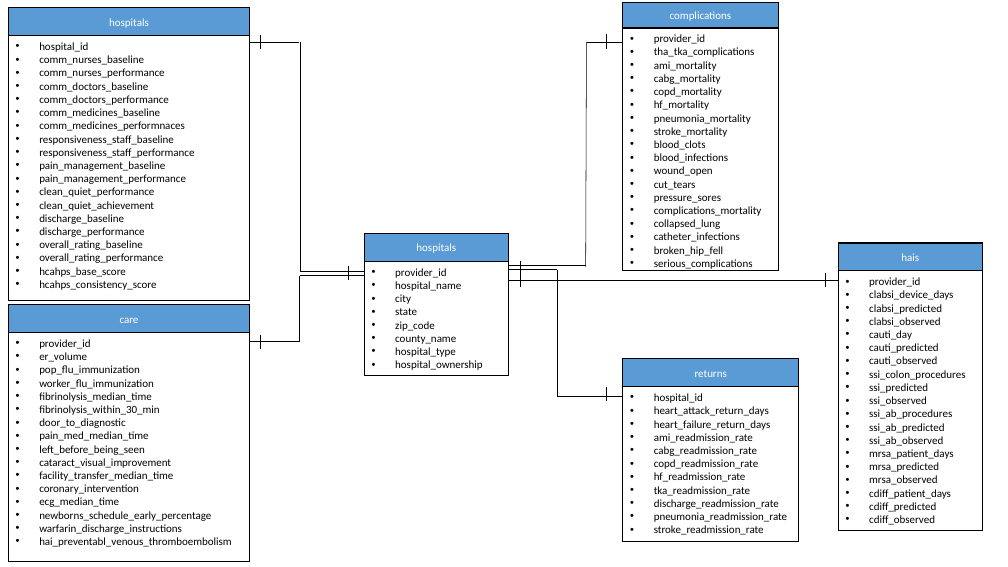
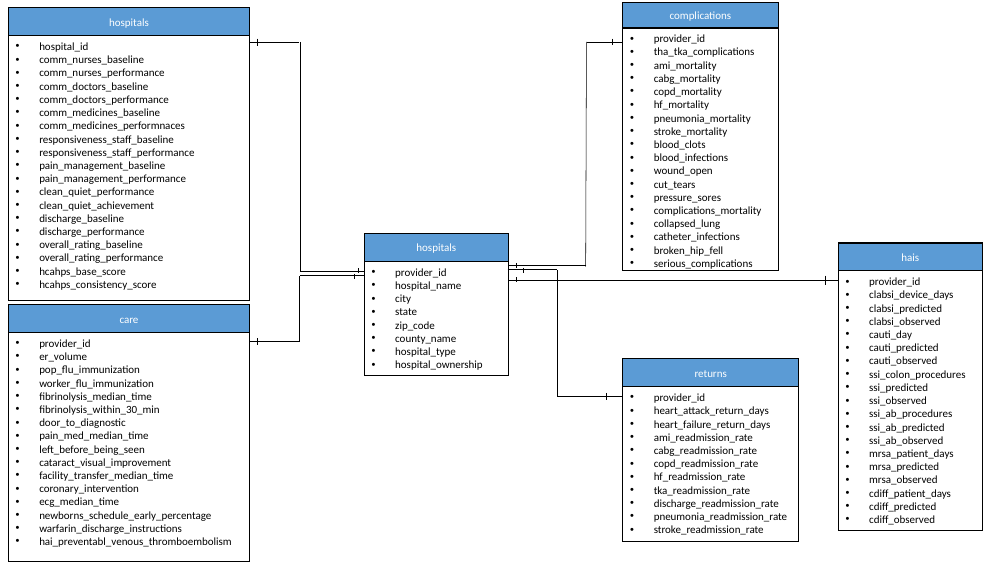
Before and after one commit to phattdoan/w205-exercise_1, a slide deck: slide 1 of documents/ERF.pptx. Drawn at 1008x567 pixels with LibreOffice and Linux fonts; fonts in the diff are those of the drawing. Boxes give left, top, right and bottom in pixels: in the first picture for what was removed or moved away, otherwise in the second. Text is boxed around its words. In the diff, an @@ line names an element or a change of style, - is before the commit and + after.

```diff
--- a/documents/ERF.pptx
+++ b/documents/ERF.pptx
@@ line moved from (260, 35) - (260, 49) to (258, 39) - (258, 45) @@
@@ line moved from (606, 35) - (606, 49) to (613, 39) - (613, 45) @@
@@ line moved from (520, 262) - (520, 287) to (516, 263) - (516, 268) @@
@@ line added from (523, 268) to (523, 273), #000000 0.5 pt @@
@@ line moved from (349, 265) - (349, 280) to (355, 274) - (355, 279) @@
@@ line moved from (260, 334) - (260, 349) to (257, 338) - (257, 346) @@
@@ text in rectangle at (x1=654, y1=393, x2=705, y2=403): text changed @@
-• hospital_id
+• provider_id
```
Also in this commit, not shown: 2 other files.
